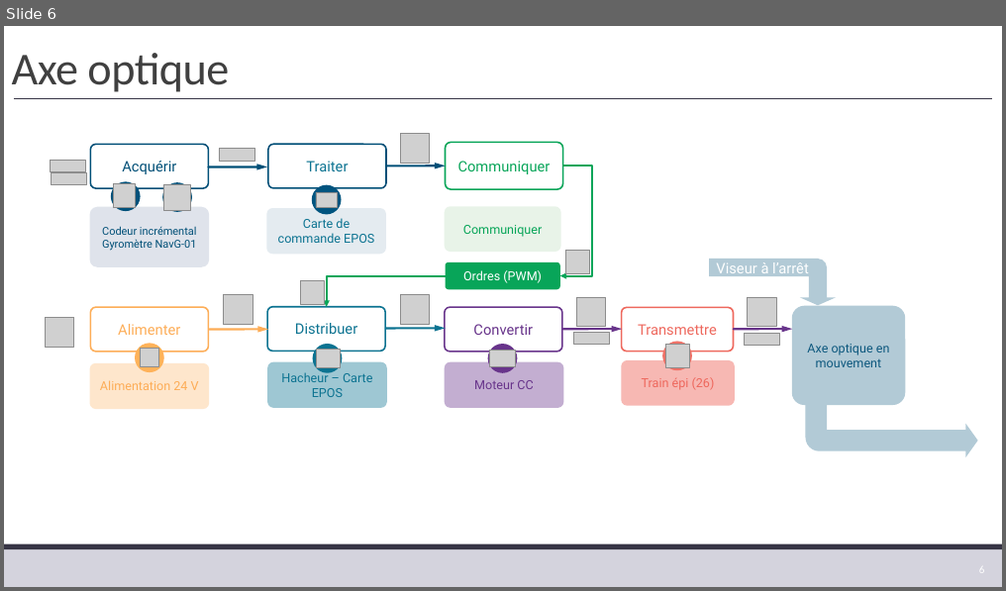
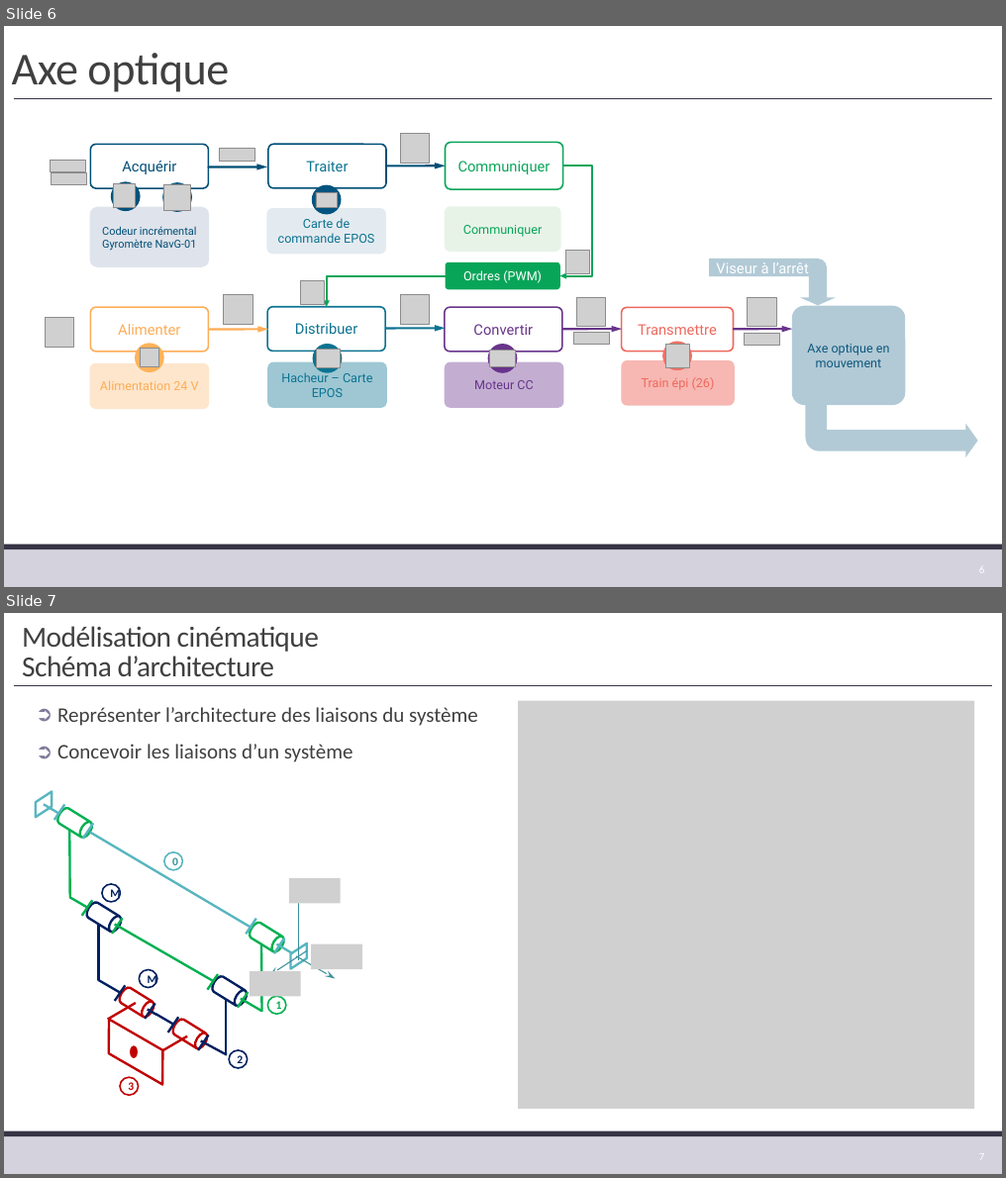
Before and after one commit to xpessoles/TP_Corriges, a slide deck: 01_BGR_300/01_BGR_300.pptx. Shown one above the other, each under a label of ours: slide 6 before the commit, slides 6 and 7 after it. The pictures are 1006x591 and 1006x1178 pixels, drawn with LibreOffice and Linux fonts; fonts in the diff are those of the drawing; grey boxes stand for pictures; background and template pictures are left out. Boxes give left, top, right and bottom in pixels: in the first picture for what was removed or moved away, otherwise in the second. Text is boxed around its words. In the diff, an @@ line names an element or a change of style, - is before the commit and + after.

```diff
--- a/01_BGR_300/01_BGR_300.pptx
+++ b/01_BGR_300/01_BGR_300.pptx
@@ slide 7 added at (4,613,1002,1174), background #FFFFFF; not listed: 3 template elements that a slide beside it also shows @@
@@ title added at (22,626,319,676), 28 pt, text #404040 @@
+Modélisation cinématique
+Schéma d’architecture
@@ picture added at (519,700,975,1109) @@
@@ text added at (57,707,478,762), 20 pt, text #404040 @@
+➲ Représenter l’architecture des liaisons du système
+➲ Concevoir les liaisons d’un système
@@ group added at (36,792,362,1096): 28 lines, 7 ellipses, 6 cylinders, 3 parallelograms, 3 arrows, 3 pictures @@
+M
+M
+0
+1
+2
+3
@@ page number added at (979,1151,985,1163), 10.5 pt, text #FFFFFF @@
+7
```
Also in this commit, not shown: 2 other slides added.
